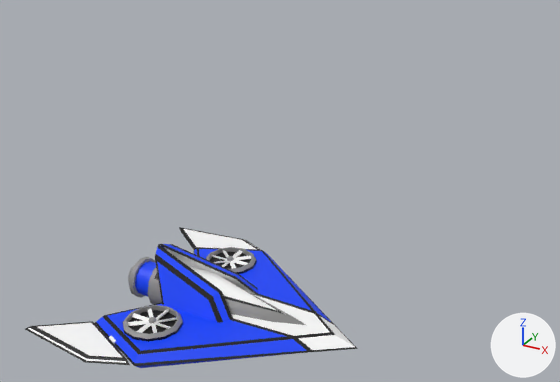
Two versions of the Blender file Jacob Blender/Enemy/Unalive Drone.blend, one commit apart.
Both versions are drawn from a 50 mm lens placed at (2.4, -3.79, 2.91), pointed at (-0.39, 1.28, 0.37). The lights are fixed; the arrows at lower right show +X, +Y and +Z.

In view in the first picture: 'Unalive Drone Hatch', 'Unalive Drone Inner Wing Up Left', 'Unalive Drone Inner Wing Up Right', 'Unalive Drone Main', 'Unalive Drone Outer Wing Left', 'Unalive Drone Outer Wing Right'.
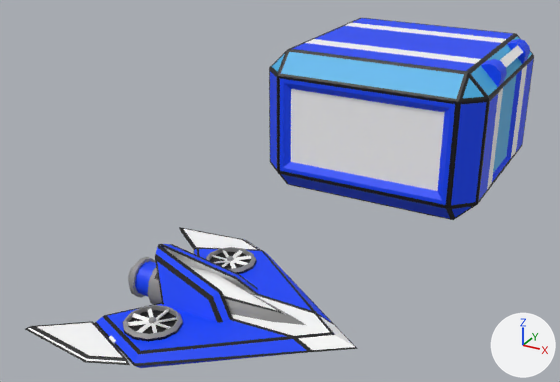
Where the change shows, as pixel boxes [x1, y1, x2, y2] in the pictures (560 x 382 px):
'Unalive Drone Box Left', added
    after: [269, 49, 489, 220]
'Unalive Drone Box Top Front', added (blue)
    after: [374, 25, 534, 99]
'Unalive Drone Box Front Front', added (blue)
    after: [478, 56, 534, 203]
'Unalive Drone Box Top Back', added (blue)
    after: [289, 18, 434, 60]

What changed in the scene script:
```text
Add me_cube_001:
    me_cube_001.from_pydata(...)  # 106 vertices, 94 faces; spans x -0.2..-0.01, y -1.0..1.0, z 0.0..1.3
    me_cube_001.materials.append(mat_unalive_drone)  # picture img_energy_rifle_texture_png
Add me_cube_004:
    me_cube_004.from_pydata(...)  # 40 vertices, 28 faces; spans x -0.81..0.81, y -0.81..0.81, z 0.0
    me_cube_004.materials.append(mat_unalive_drone)  # picture img_energy_rifle_texture_png
Add me_cube_011:
    me_cube_011.from_pydata(...)  # 60 vertices, 46 faces; spans x -0.81..0.81, y -0.2..-0.01, z 0.0..1.11
    me_cube_011.materials.append(mat_unalive_drone)  # picture img_energy_rifle_texture_png
Add me_cube_008:
    me_cube_008.from_pydata(...)  # 72 vertices, 55 faces; spans x -0.81..0.81, y -0.01..1.0, z 0.01..0.21
    me_cube_008.materials.append(mat_unalive_drone)  # picture img_energy_rifle_texture_png
Add me_cube_009:
    me_cube_009.from_pydata(...)  # 48 vertices, 35 faces; spans x -0.81..0.81, y -1.0..0.0, z 0.01..0.2
    me_cube_009.materials.append(mat_unalive_drone)  # picture img_energy_rifle_texture_png
Add me_cube_010:
    me_cube_010.from_pydata(...)  # 60 vertices, 46 faces; spans x -0.81..0.81, y 0.01..0.2, z 0.0..1.11
    me_cube_010.materials.append(mat_unalive_drone)  # picture img_energy_rifle_texture_png
Add ob_unalive_drone_box_left:
    ob_unalive_drone_box_left = bpy.data.objects.new('Unalive Drone Box Left', me_cube_001)
    ob_unalive_drone_box_left.parent = ob_unalive_drone_box_base
    ob_unalive_drone_box_left.location = (-0.8, 0.0, 0.0)
Add ob_unalive_drone_box_base:
    ob_unalive_drone_box_base = bpy.data.objects.new('Unalive Drone Box Base', me_cube_004)
    ob_unalive_drone_box_base.location = (0.0, 3.0, 0.0)
    ob_unalive_drone_box_base.rotation_euler = (0.0, 0.0, 1.571)  # degrees (0, 0, 90)
Add ob_unalive_drone_box_front_front:
    ob_unalive_drone_box_front_front = bpy.data.objects.new('Unalive Drone Box Front Front', me_cube_011)
    ob_unalive_drone_box_front_front.parent = ob_unalive_drone_box_base
    ob_unalive_drone_box_front_front.location = (0.0, -0.8, 0.0)
Add ob_unalive_drone_box_top_front:
    ob_unalive_drone_box_top_front = bpy.data.objects.new('Unalive Drone Box Top Front', me_cube_008)
    ob_unalive_drone_box_top_front.parent = ob_unalive_drone_box_front_front
    ob_unalive_drone_box_top_front.location = (0.0, -0.2, 1.1)
Add ob_unalive_drone_box_top_back:
    ob_unalive_drone_box_top_back = bpy.data.objects.new('Unalive Drone Box Top Back', me_cube_009)
    ob_unalive_drone_box_top_back.parent = ob_unalive_drone_box_back_back
    ob_unalive_drone_box_top_back.location = (0.0, 0.2, 1.1)
Add ob_unalive_drone_box_back_back:
    ob_unalive_drone_box_back_back = bpy.data.objects.new('Unalive Drone Box Back Back', me_cube_010)
    ob_unalive_drone_box_back_back.parent = ob_unalive_drone_box_base
    ob_unalive_drone_box_back_back.location = (0.0, 0.8, 0.0)
```
